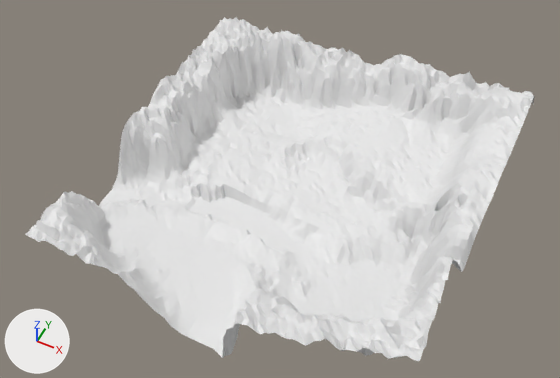
Two versions of the Blender file 3D/Map/Terrain.blend, one commit apart.
Camera for both pictures: a 50 mm lens placed at (5.94, -12.87, 16.34), pointed at (-0.22, -0.54, 0.93). Lighting does not change. The marker at lower left points along +X, +Y and +Z.

The older version as bpy lines, for what is in view:
```python
me_plane = bpy.data.meshes.new('Plane')
me_plane.from_pydata(...)  # 6084 vertices, 11858 faces; spans x -1.0..1.0, y -1.05..1.0, z -0.09..0.56
ob_plane = bpy.data.objects.new('Plane', me_plane)
ob_plane.location = (0.0, 0.0, 0.0)
ob_plane.scale = (5.0, 5.0, 5.0)
```
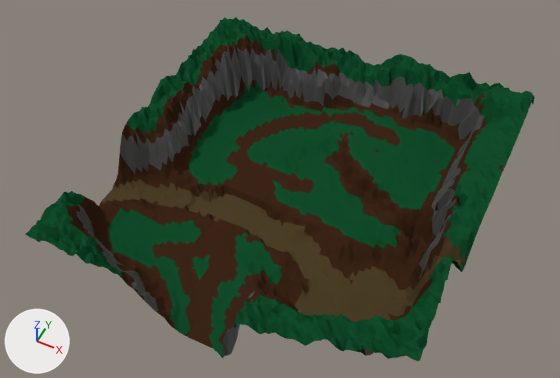
Commit message: update terrain

The change in detail:
Material 'Herbe' (mat_herbe) is new.
Its base color is (0.00611, 0.0732, 0.0245) (dark green #124c2b).
Its specular ior level is 0.0.
Material 'Roche' (mat_roche) is new.
Its base color is (0.0732, 0.0732, 0.0732) (dark grey #4c4c4c).
Material 'Sol' (mat_sol) is new.
Its base color is (0.047, 0.0192, 0.00921) (brown #3d2618).
Its specular ior level is 0.0.
Material 'SolEau' (mat_soleau) is new.
Its base color is (0.0766, 0.0523, 0.0222) (brown #4e4129).
Its specular ior level is 0.0.
me_plane has 6084 vertices, 11858 faces and spans x -1.0..1.0, y -1.05..1.0, z -0.09..0.56.
me_plane is used by ob_plane; location (0.0, 0.0, 0.0); scale (5.0, 5.0, 5.0).
me_plane part 1: 3716 of the faces centred in x -0.99..0.99, y -1.0..0.89, z -0.08..0.47 switch from no material to mat_sol (brown #3d2618).
me_plane part 2: 5978 of the faces centred in x -0.99..0.99, y -1.04..0.99, z -0.06..0.55 switch from no material to mat_herbe (dark green #124c2b).
me_plane part 3: 1255 of the faces centred in x -0.99..0.98, y -0.65..-0.1, z -0.09..0.4 switch from no material to mat_soleau (brown #4e4129).
me_plane part 4: 909 of the faces centred in x -0.99..0.86, y -1.04..0.89, z 0.02..0.38 switch from no material to mat_roche (dark grey #4c4c4c).

Pixel boxes [x1, y1, x2, y2] of what changed, in the pictures (560 x 378 px):
part 1 of me_plane, recoloured (white to brown)
    both: [66, 35, 505, 356]
part 2 of me_plane, recoloured (white to green)
    both: [25, 17, 535, 361]
part 3 of me_plane, recoloured (white to brown)
    both: [101, 179, 465, 322]
part 4 of me_plane, recoloured
    both: [76, 46, 484, 358]
